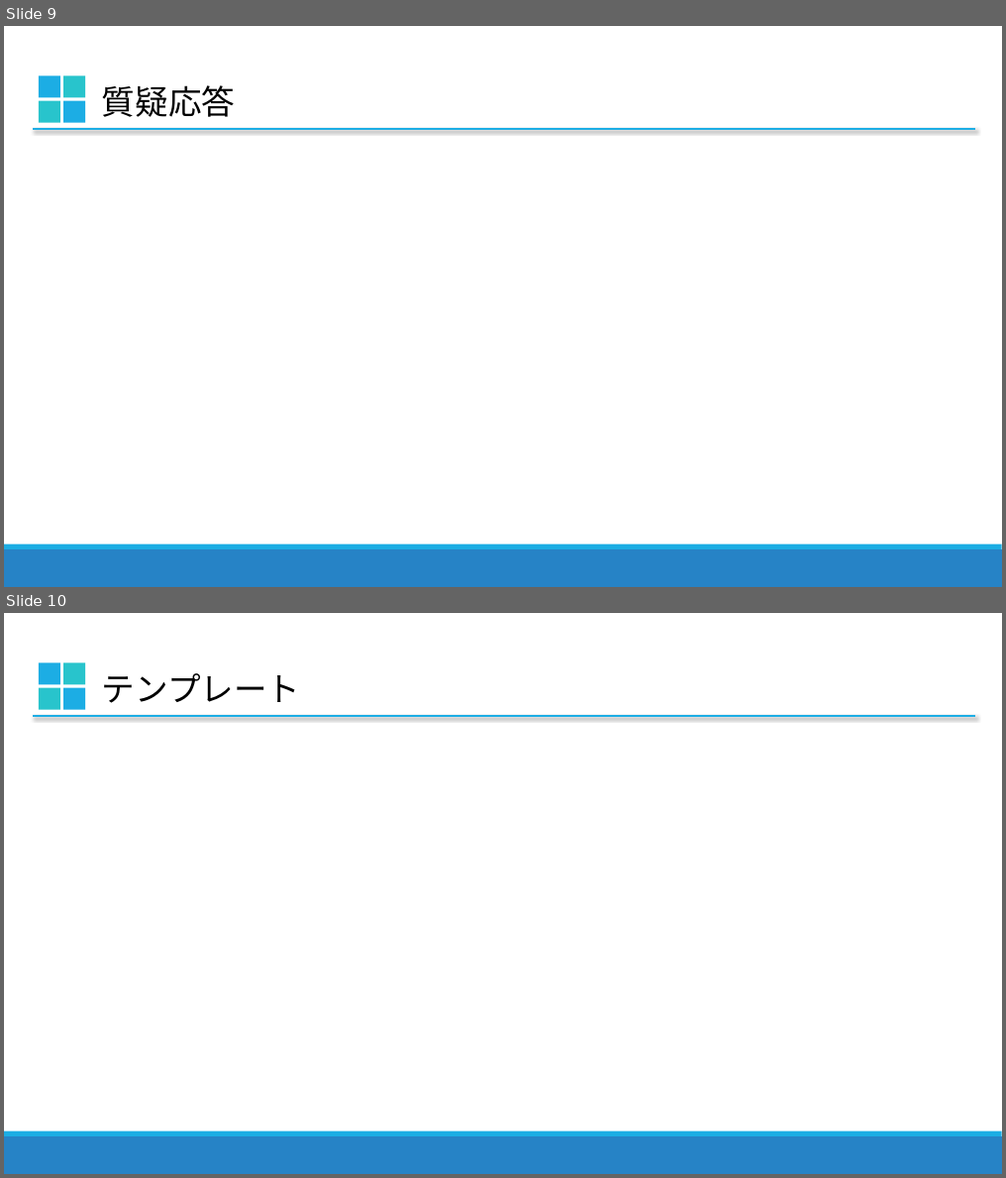
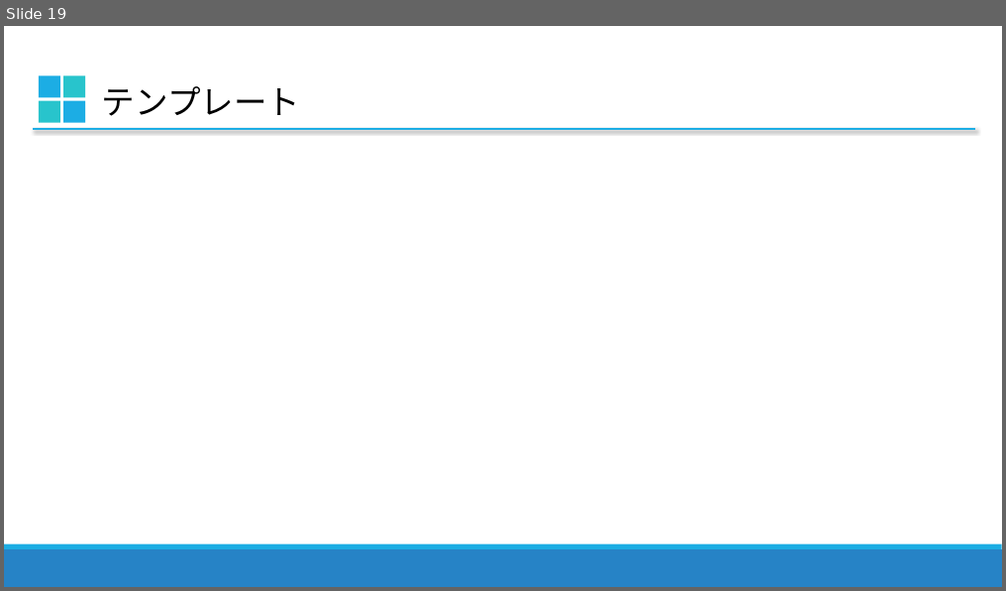
Before and after one commit to frisk1995/excels, a slide deck: sample.pptx. Shown one above the other, each under a label of ours: slides 9 and 10 before the commit, slide 19 after it. The pictures are 1006x1178 and 1006x591 pixels, drawn with LibreOffice and Linux fonts; fonts in the diff are those of the drawing. Boxes give left, top, right and bottom in pixels: in the first picture for what was removed or moved away, otherwise in the second. Text is boxed around its words. In the diff, an @@ line names an element or a change of style, - is before the commit and + after.

```diff
--- a/sample.pptx
+++ b/sample.pptx
@@ slide 9 removed at box(4, 26, 1002, 587), background #FFFFFF; not listed: 2 template elements that a slide beside it also shows @@
@@ group removed at box(39, 76, 85, 123): 4 rectangles @@
@@ text removed at box(102, 85, 235, 117) @@
-質疑応答
@@ line removed from (33, 129) to (975, 129) @@
@@ what was slide 10 is now slide 19 @@
```
Also in this commit, not shown: 8 slides changed, 10 slides added.
